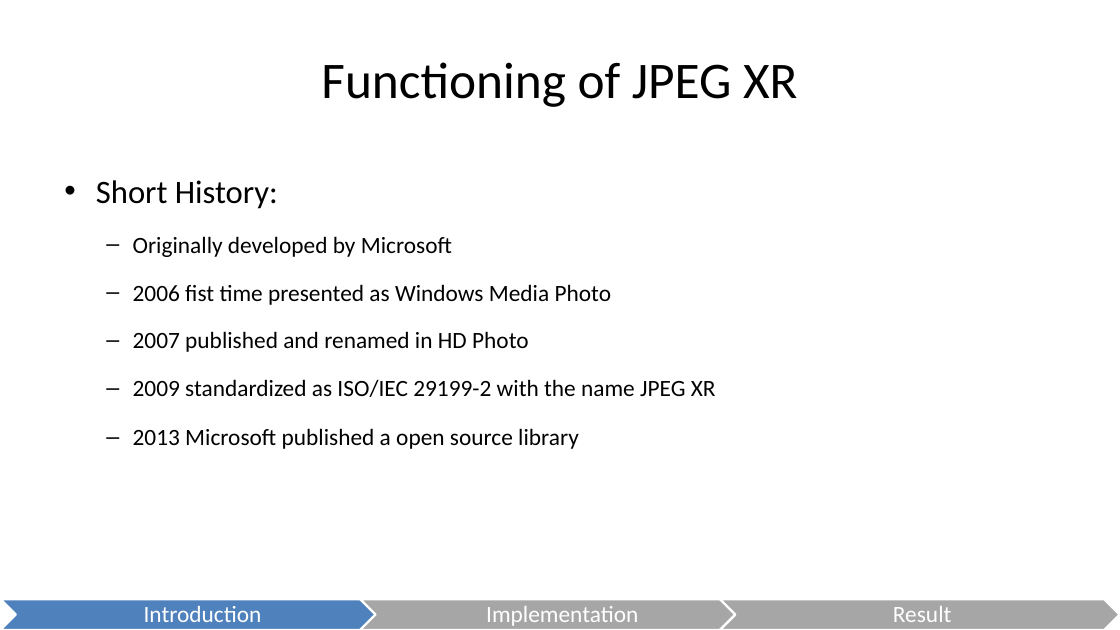
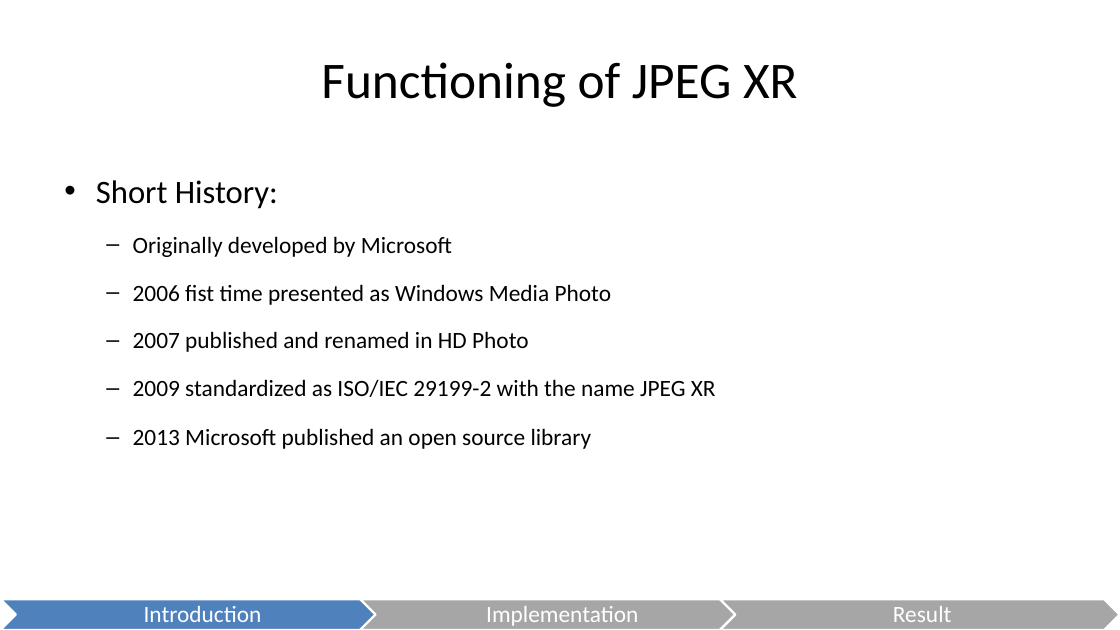
Before and after one commit to danielkocher/media_security_ps, a slide deck: slide 6 of JPEG XR.odp. Drawn at 1120x630 pixels with LibreOffice and Linux fonts; fonts in the diff are those of the drawing. Boxes give left, top, right and bottom in pixels: in the first picture for what was removed or moved away, otherwise in the second. Text is boxed around its words. In the diff, an @@ line names an element or a change of style, - is before the commit and + after.

```diff
--- a/JPEG XR.odp
+++ b/JPEG XR.odp
@@ text at bbox=[133, 428, 592, 449]: text changed @@
-  – 2013 Microsoft published a open source library
+  – 2013 Microsoft published an open source library
```
Also in this commit, not shown: 5 other slides changed, 6 slides added.
